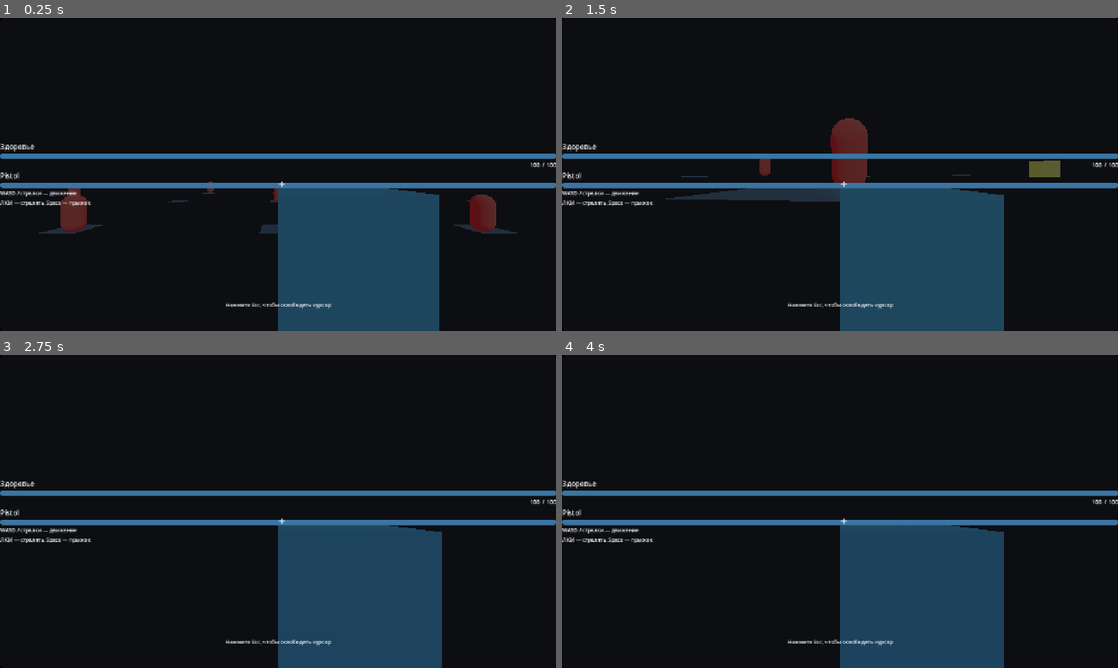
Above: before the commit, frames 1-4 (two rows, left to right).
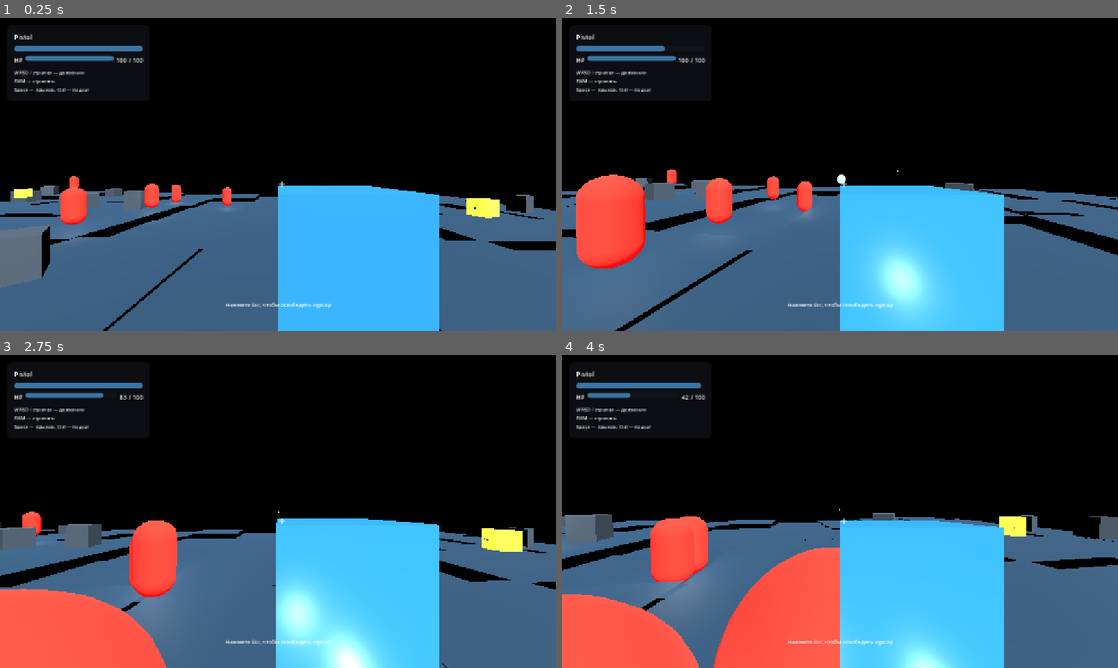
Above: after the commit, the same moments.

Repository: JustSadSock/bombastik
Game: Godot game, scene res://scenes/Main.tscn
Same seed, same stepped clock (60 frames per second), same inputs: the game is played once before the commit and once after it.
Inputs (mouse positions are in pixels of both pictures, inside the frame that each line leads up to):
- Up to frame 1 (0.25 s): no input
- Up to frame 2 (1.5 s): tap Enter at 0.5, 1.35 s; move the mouse to (867, 174) at 0.52 s; hold W from 0.53 s (still down); tap R at 0.6 s; click (867, 174) at 0.67 s; tap Space at 0.77 s; move the mouse to (812, 174) at 1.27 s; click (812, 174) at 1.42 s
- Up to frame 3 (2.75 s): keep holding W; tap Space at 1.52 s; move the mouse to (289, 505) at 2.02 s; tap R at 2.1 s; click (289, 505) at 2.17 s
- Up to frame 4 (4 s): keep holding W; move the mouse to (834, 517) at 2.77 s; tap Enter at 2.85 s; click (834, 517) at 2.92 s; tap Space at 3.02, 3.77 s; move the mouse to (878, 514) at 3.52 s; tap R at 3.6 s; click (878, 514) at 3.67 s

The runs differ from the first frame. In frame 1, 47% of the frame differs, in the area x 0-100%, y 5-100%; in frame 2, 50%; in frame 3, 48%; in frame 4, 49%.

Commit message:
Refine HUD and gameplay controls

Diff:
--- a/scenes/HUD.tscn
+++ b/scenes/HUD.tscn
@@ -35,49 +35,64 @@
 script = ExtResource( 1 )
 
 [node name="MarginContainer" type="MarginContainer" parent="."]
-anchor_right = 1.0
-anchor_bottom = 1.0
-margin_left = 20.0
-margin_top = 20.0
-margin_right = -20.0
-margin_bottom = -20.0
+offset_left = 16.0
+offset_top = 16.0
+offset_right = 344.0
+offset_bottom = 190.0
 mouse_filter = 2
 
 [node name="Panel" type="Panel" parent="MarginContainer"]
 layout_mode = 2
 theme_override_styles/panel = SubResource( 1 )
 mouse_filter = 2
-anchors_preset = 15
-anchor_left = 0.0
-anchor_top = 0.0
-anchor_right = 1.0
-anchor_bottom = 1.0
-offset_left = 0.0
-offset_top = 0.0
-offset_right = 0.0
-offset_bottom = 0.0
-
-[node name="VBoxContainer" type="VBoxContainer" parent="MarginContainer"]
-layout_mode = 2
+
+[node name="VBoxContainer" type="VBoxContainer" parent="MarginContainer/Panel"]
+anchors_preset = 15
+anchor_left = 0.0
+anchor_top = 0.0
+anchor_right = 1.0
+anchor_bottom = 1.0
+offset_left = 16.0
+offset_top = 12.0
+offset_right = -16.0
+offset_bottom = -12.0
+grow_horizontal = 2
+grow_vertical = 2
 alignment = 1
 mouse_filter = 2
+theme_override_constants/separation = 10
+
+[node name="WeaponLabel" type="Label" parent="MarginContainer/Panel/VBoxContainer"]
+layout_mode = 2
+text = "Оружие"
+mouse_filter = 2
+theme_override_font_sizes/font_size = 15
+vertical_alignment = 1
+
+[node name="CooldownBar" type="ProgressBar" parent="MarginContainer/Panel/VBoxContainer"]
+anchor_right = 1.0
+anchor_bottom = 0.0
+value = 1.0
 size_flags_horizontal = 3
-size_flags_vertical = 3
-
-[node name="HealthContainer" type="VBoxContainer" parent="MarginContainer/VBoxContainer"]
+mouse_filter = 2
+theme_override_styles/background = SubResource( 3 )
+theme_override_styles/fill = SubResource( 2 )
+show_percentage = false
+
+[node name="HealthRow" type="HBoxContainer" parent="MarginContainer/Panel/VBoxContainer"]
 layout_mode = 2
 size_flags_horizontal = 3
 mouse_filter = 2
-theme_override_constants/separation = 4
-
-[node name="HealthLabel" type="Label" parent="MarginContainer/VBoxContainer/HealthContainer"]
-layout_mode = 2
-text = "Здоровье"
-mouse_filter = 2
-theme_override_font_sizes/font_size = 16
-vertical_alignment = 1
-
-[node name="HealthBar" type="ProgressBar" parent="MarginContainer/VBoxContainer/HealthContainer"]
+theme_override_constants/separation = 6
+
+[node name="HealthLabel" type="Label" parent="MarginContainer/Panel/VBoxContainer/HealthRow"]
+layout_mode = 2
+text = "HP"
+mouse_filter = 2
+theme_override_font_sizes/font_size = 14
+vertical_alignment = 1
+
+[node name="HealthBar" type="ProgressBar" parent="MarginContainer/Panel/VBoxContainer/HealthRow"]
 anchor_right = 1.0
 anchor_bottom = 0.0
 max_value = 100.0
@@ -88,37 +103,21 @@
 theme_override_styles/fill = SubResource( 2 )
 show_percentage = false
 
-[node name="HealthValue" type="Label" parent="MarginContainer/VBoxContainer/HealthContainer"]
+[node name="HealthValue" type="Label" parent="MarginContainer/Panel/VBoxContainer/HealthRow"]
 layout_mode = 2
 text = "100 / 100"
 mouse_filter = 2
 theme_override_font_sizes/font_size = 14
 horizontal_alignment = 2
 vertical_alignment = 1
-
-[node name="WeaponLabel" type="Label" parent="MarginContainer/VBoxContainer"]
-layout_mode = 2
-text = "Weapon"
-mouse_filter = 2
-theme_override_font_sizes/font_size = 16
-vertical_alignment = 1
-
-[node name="CooldownBar" type="ProgressBar" parent="MarginContainer/VBoxContainer"]
-anchor_right = 1.0
-anchor_bottom = 0.0
-value = 1.0
-size_flags_horizontal = 3
-mouse_filter = 2
-theme_override_styles/background = SubResource( 3 )
-theme_override_styles/fill = SubResource( 2 )
-show_percentage = false
-
-[node name="Hint" type="Label" parent="MarginContainer/VBoxContainer"]
-layout_mode = 2
-text = "WASD / стрелки — движение\nЛКМ — стрелять, Space — прыжок"
+size_flags_horizontal = 1
+
+[node name="Hint" type="Label" parent="MarginContainer/Panel/VBoxContainer"]
+layout_mode = 2
+text = "WASD / стрелки — движение\nЛКМ — стрелять\nSpace — прыжок, Ctrl — подкат"
 autowrap_mode = 1
 mouse_filter = 2
-theme_override_font_sizes/font_size = 12
+theme_override_font_sizes/font_size = 11
 vertical_alignment = 1
 
 [node name="Crosshair" type="Label" parent="."]
--- a/scenes/LevelTile.tscn
+++ b/scenes/LevelTile.tscn
@@ -3,9 +3,10 @@
 [ext_resource type="Material" path="res://materials/tile_material.tres" id="1"]
 
 [sub_resource type="PlaneMesh" id="1"]
+size = Vector2( 6, 6 )
 
 [sub_resource type="BoxShape3D" id="2"]
-size = Vector3( 5, 0.1, 5 )
+size = Vector3( 6, 0.2, 6 )
 
 [sub_resource type="NavigationMesh" id="3"]
 
--- a/scripts/game.gd
+++ b/scripts/game.gd
@@ -7,8 +7,10 @@
 const DEFAULT_ENEMY_SCENE := preload("res://scenes/Enemy.tscn")
 const DEFAULT_PICKUP_SCENE := preload("res://scenes/WeaponPickup.tscn")
 
-@export var grid_size := Vector2i(6, 6)
-@export var tile_size := 12.0
+@export var grid_size := Vector2i(10, 10)
+@export var tile_size := 6.0
+@export var tile_height_variation := 0.45
+@export var cover_chance := 0.18
 @export var tile_scene: PackedScene = DEFAULT_TILE_SCENE
 @export var player_scene: PackedScene = DEFAULT_PLAYER_SCENE
 @export var enemy_scene: PackedScene = DEFAULT_ENEMY_SCENE
@@ -59,12 +61,43 @@
 func generate_level():
     for x in range(grid_size.x):
         for y in range(grid_size.y):
-            if rng.randf() < 0.12 and not (x == grid_size.x / 2.0 and y == grid_size.y / 2.0):
-                continue
             var tile = tile_scene.instantiate()
-            tile.position = Vector3(x * tile_size, 0, y * tile_size)
+            var height_offset = rng.randf_range(-tile_height_variation, tile_height_variation)
+            tile.position = Vector3(x * tile_size, height_offset, y * tile_size)
+            tile.rotation_degrees.y = rng.randf_range(-4.0, 4.0)
             level_root.add_child(tile)
-            floor_positions.append(tile.global_transform.origin)
+            floor_positions.append(tile.global_transform.origin + Vector3(0, 0.55, 0))
+            _maybe_add_cover(tile)
+
+func _maybe_add_cover(tile: Node3D):
+    if rng.randf() > cover_chance:
+        return
+    var obstacle := StaticBody3D.new()
+    obstacle.name = "Cover"
+    var mesh_instance := MeshInstance3D.new()
+    var mesh := BoxMesh.new()
+    mesh.size = Vector3(rng.randf_range(1.2, 1.8), rng.randf_range(0.8, 1.6), rng.randf_range(1.2, 1.8))
+    mesh_instance.mesh = mesh
+    var mat := StandardMaterial3D.new()
+    mat.albedo_color = Color(0.28, 0.34, 0.4)
+    mat.roughness = 0.6
+    mesh_instance.material_override = mat
+    obstacle.add_child(mesh_instance)
+
+    var shape := CollisionShape3D.new()
+    var box_shape := BoxShape3D.new()
+    box_shape.size = mesh.size
+    shape.shape = box_shape
+    shape.position.y = mesh.size.y * 0.5
+    obstacle.add_child(shape)
+
+    obstacle.position = Vector3(
+        rng.randf_range(-tile_size * 0.35, tile_size * 0.35),
+        mesh.size.y * 0.5,
+        rng.randf_range(-tile_size * 0.35, tile_size * 0.35)
+    )
+    obstacle.rotation_degrees.y = rng.randf_range(0, 360)
+    tile.add_child(obstacle)
 
 func spawn_player():
     player = player_scene.instantiate()
--- a/scripts/hud.gd
+++ b/scripts/hud.gd
@@ -2,10 +2,10 @@
 
 signal restart_requested
 
-@onready var weapon_label: Label = $MarginContainer/VBoxContainer/WeaponLabel
-@onready var cooldown_bar: ProgressBar = $MarginContainer/VBoxContainer/CooldownBar
-@onready var health_bar: ProgressBar = $MarginContainer/VBoxContainer/HealthContainer/HealthBar
-@onready var health_value: Label = $MarginContainer/VBoxContainer/HealthContainer/HealthValue
+@onready var weapon_label: Label = $MarginContainer/Panel/VBoxContainer/WeaponLabel
+@onready var cooldown_bar: ProgressBar = $MarginContainer/Panel/VBoxContainer/CooldownBar
+@onready var health_bar: ProgressBar = $MarginContainer/Panel/VBoxContainer/HealthRow/HealthBar
+@onready var health_value: Label = $MarginContainer/Panel/VBoxContainer/HealthRow/HealthValue
 @onready var crosshair: Label = $Crosshair
 @onready var damage_flash: ColorRect = $DamageFlash
 @onready var status_panel: Control = $Status
--- a/scripts/player.gd
+++ b/scripts/player.gd
@@ -11,6 +11,8 @@
 @export var sprint_multiplier := 1.6
 @export var crouch_multiplier := 0.6
 @export var jump_velocity := 4.5
+@export var slide_speed := 16.0
+@export var slide_duration := 0.55
 @export var camera_sensitivity := 0.002
 @export var head_bob_speed := 6.0
 @export var head_bob_amount := 0.02
@@ -30,6 +32,8 @@
 var is_dead := false
 var wants_recap_mouse := true
 var force_move_input := Vector2.ZERO
+var slide_time := 0.0
+var slide_direction := Vector3.ZERO
 
 @onready var head: Node3D = $Head
 @onready var camera: Camera3D = $Head/Camera3D
@@ -63,6 +67,8 @@
         head.rotation_degrees.x = clamp(head.rotation_degrees.x, -80, 80)
     if event is InputEventMouseButton and event.pressed:
         recapture_mouse()
+        if event.button_index == MOUSE_BUTTON_LEFT:
+            shoot()
     if event is InputEventKey and event.pressed and event.keycode == KEY_ESCAPE:
         Input.set_mouse_mode(Input.MOUSE_MODE_VISIBLE)
     if event.is_pressed() and (event.is_action("fire") or event.is_action("jump") or event.is_action("move_forward")
@@ -98,11 +104,20 @@
         input_dir = force_move_input.normalized()
     var direction = (transform.basis * Vector3(input_dir.x, 0, input_dir.y)).normalized()
     var is_crouching = Input.is_action_pressed("crouch")
+    if Input.is_action_just_pressed("crouch") and is_on_floor() and direction.length() > 0.1 and slide_time <= 0.0:
+        start_slide(direction)
     var target_speed = speed * (sprint_multiplier if Input.is_action_pressed("sprint") and not is_crouching else 1.0)
-    if is_crouching:
-        target_speed *= crouch_multiplier
-    velocity.x = direction.x * target_speed
-    velocity.z = direction.z * target_speed
+    if slide_time > 0.0:
+        var slide_ratio = slide_time / slide_duration
+        velocity.x = slide_direction.x * slide_speed * slide_ratio
+        velocity.z = slide_direction.z * slide_speed * slide_ratio
+        slide_time = max(0.0, slide_time - delta)
+        is_crouching = true
+    else:
+        if is_crouching:
+            target_speed *= crouch_multiplier
+        velocity.x = direction.x * target_speed
+        velocity.z = direction.z * target_speed
     if Input.is_action_just_pressed("jump") and is_on_floor():
         velocity.y = jump_velocity
     move_and_slide()
@@ -257,3 +272,9 @@
 
 func apply_recoil():
     head.rotation.x = clamp(head.rotation.x - 0.006, deg_to_rad(-80), deg_to_rad(80))
+
+func start_slide(direction: Vector3):
+    slide_direction = direction.normalized()
+    if slide_direction == Vector3.ZERO:
+        slide_direction = -head.global_transform.basis.z.normalized()
+    slide_time = slide_duration
